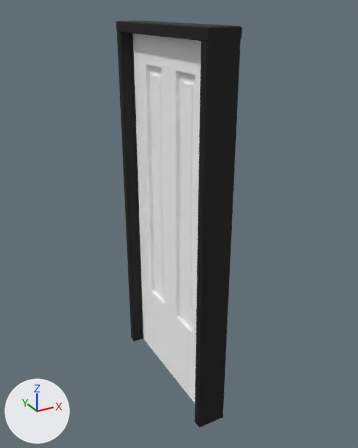
The FBX model Assets/doorRoom.fbx: old version first, new version second.
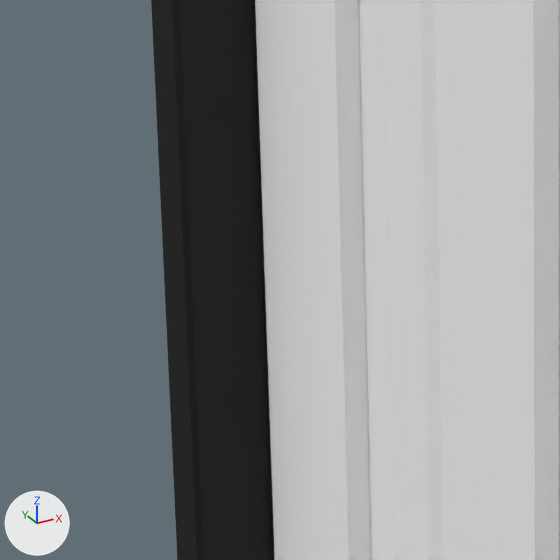
Old and new are each drawn whole from a camera (50 mm lens) standing at (-1.616, -2.697, 2.361) and looking at (-0.286, -0.278, 1.151) and again close up on the part from 29% to 50% of the width and 42% to 59% of the height. Every picture has the same lights, and +X, +Y and +Z are marked at lower left. Where no turn or scale is listed for an object, it has been applied to the vertices. Vertices at the same position are counted once.

The first close-up shows 'door_roomFrame'.
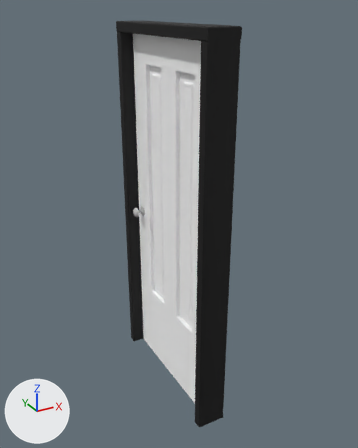
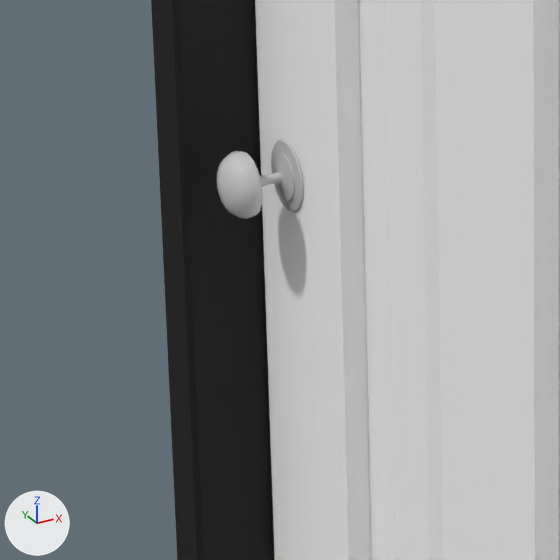
Edits to the bpy script that builds the scene:
```text
Change me_mesh:
    used by ob_door_roomframe; location = (-0.319, 0.193, 0.021)
    remove me_mesh.from_pydata(...)  # 790 vertices, 1524 faces; spans x -0.1..0.1, y -0.97..0.06, z 0.0..2.26
    add me_mesh.from_pydata(...)  # 1415 vertices, 2756 faces; spans x -0.1..0.1, y -0.97..0.06, z 0.0..2.26
    me_mesh part 1: a new loose piece of 625 vertices spanning x -0.09..-0.02, y -0.1..-0.03, z 1.05..1.11, in mat_doorhandle (light grey #cacaca)
```

Where the change shows, as pixel boxes [x1, y1, x2, y2] in the close-ups (560 x 560 px):
part 1 of me_mesh, added: after [216, 139, 304, 219]
